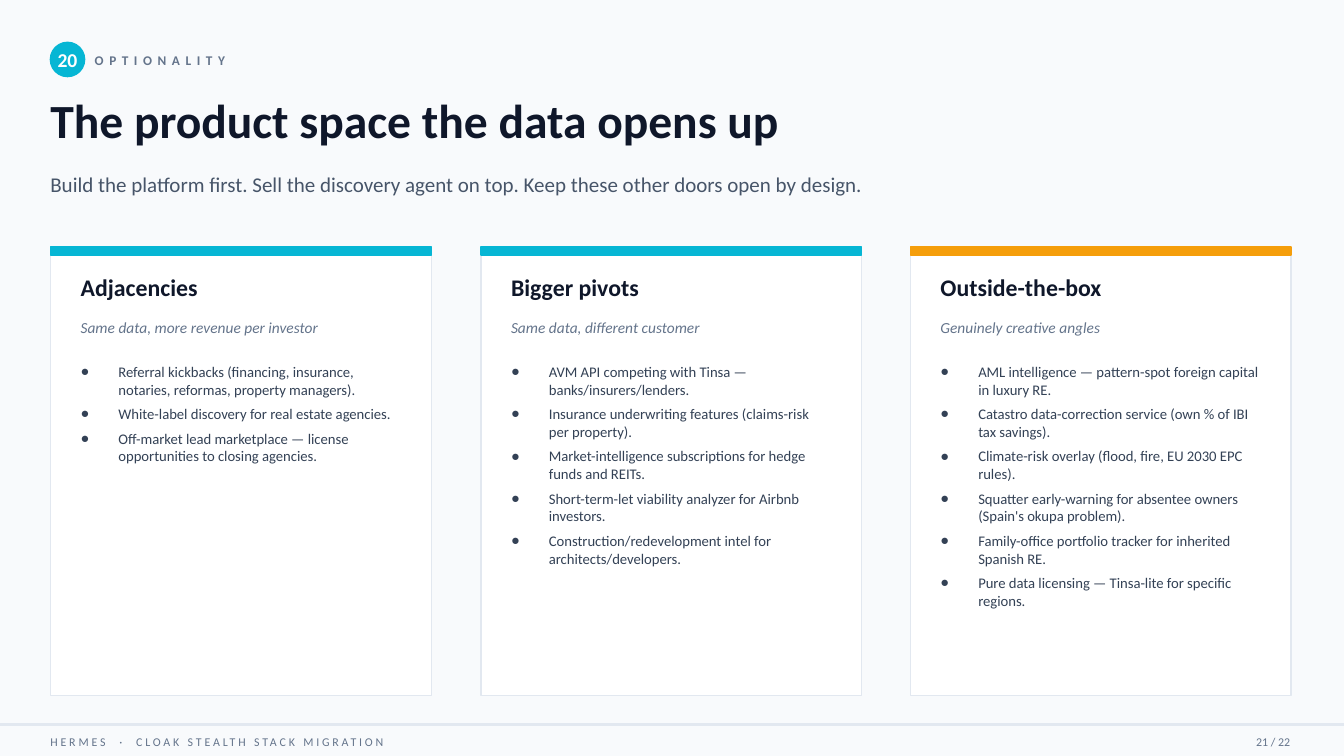
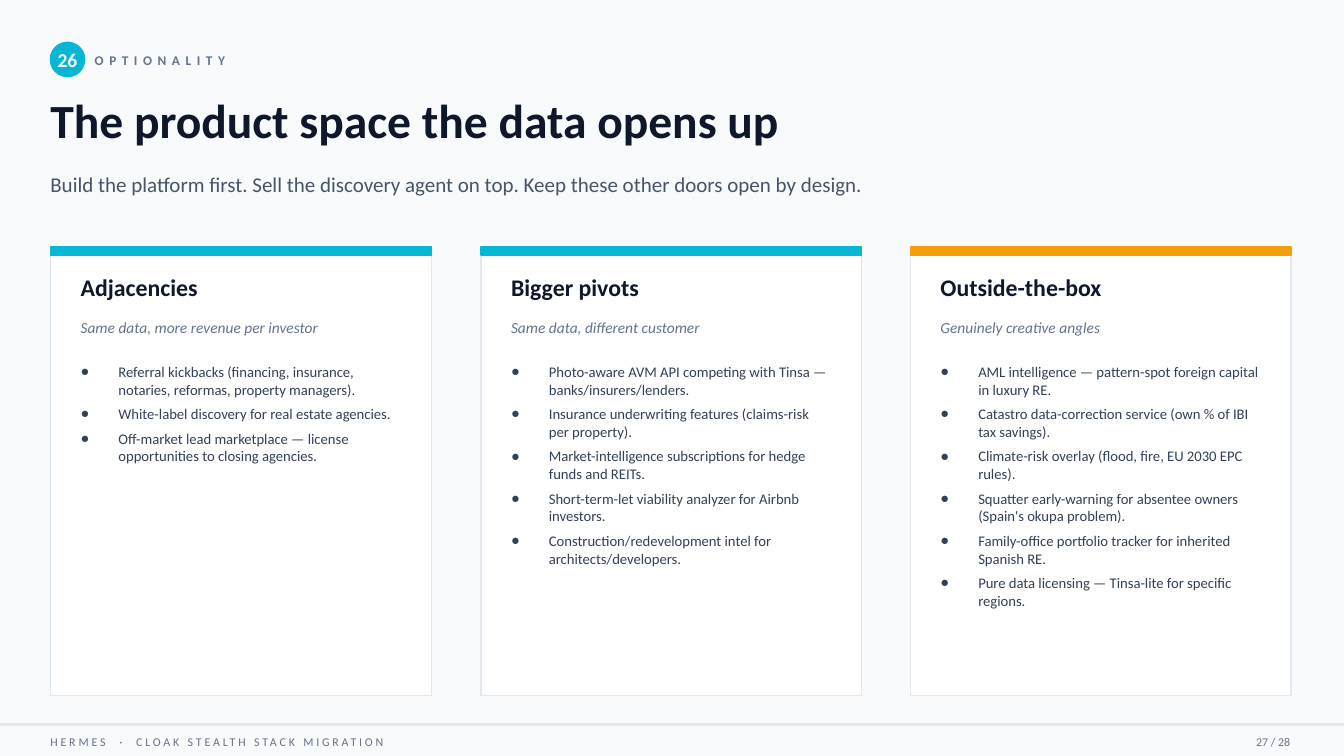
Before and after one commit to sergiocoding96/hermes-multi-agent, a slide deck: slide 27 of tower/docs/cloak-migration-brief-2026-05-17.pptx (slide 21 before the commit). Drawn at 1344x756 pixels with LibreOffice and Linux fonts; fonts in the diff are those of the drawing. Boxes give left, top, right and bottom in pixels: in the first picture for what was removed or moved away, otherwise in the second. Text is boxed around its words. In the diff, an @@ line names an element or a change of style, - is before the commit and + after.

```diff
--- a/tower/docs/cloak-migration-brief-2026-05-17.pptx
+++ b/tower/docs/cloak-migration-brief-2026-05-17.pptx
@@ text at <box>58,53,78,67</box>: text changed @@
-20
+26
@@ text at <box>549,367,810,396</box>: text changed @@
-● AVM API competing with Tinsa — banks/insurers/lenders.
+● Photo-aware AVM API competing with Tinsa — banks/insurers/lenders.
@@ text at <box>1256,738,1290,746</box>: text changed @@
-21 / 22
+27 / 28
```
Also in this commit, not shown: 20 other slides changed, 6 slides added, 1 other file.
